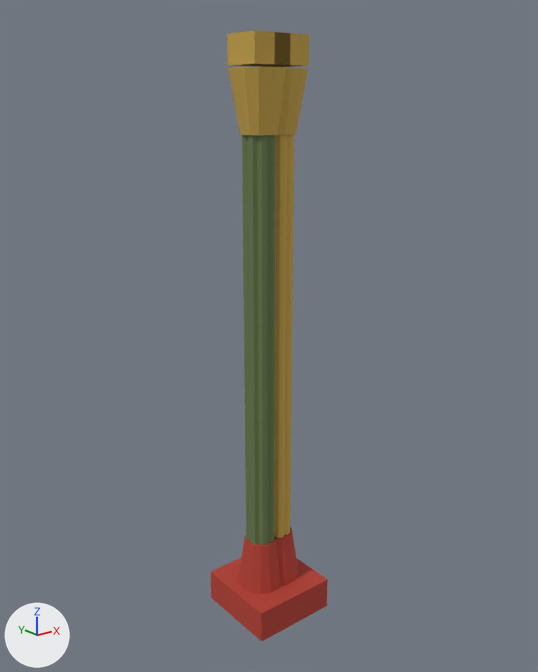
The glTF model public/play/packs/tipu-summer-palace-bengaluru/v1/pieces/exterior-colour.glb as it was, and as the next commit left it.
Rendered twice from a 50 mm camera at (-2.84, -3.55, 3.42) aimed at (0.02, 0.02, 1.99). Lighting does not change. The marker at lower left points along +X, +Y and +Z. The older version comes first.

Objects in the first picture: 'Pillar_outer_base__CONFIRMED-FOR-1792.044', 'Pillar_outer_cap__CONFIRMED-FOR-1792.044', 'Pillar_outer_shaft_gold__CONFIRMED-FOR-1792.044', 'Pillar_outer_shaft_green__CONFIRMED-FOR-1792.044'.
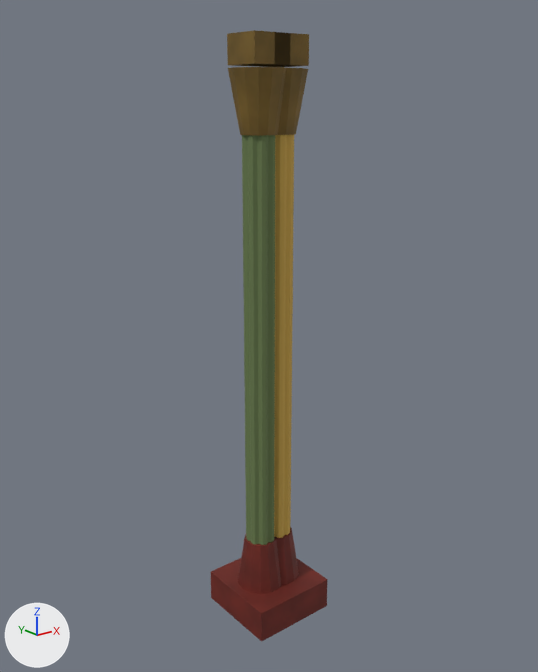
Where the change shows, as pixel boxes [x1, y1, x2, y2] in the pictures (538 x 672 px):
'Pillar_outer_base__CONFIRMED-FOR-1792.044', surface changed (darker)
    both: [211, 527, 328, 642]
'Pillar_outer_cap__CONFIRMED-FOR-1792.044', surface changed (yellow to brown)
    both: [227, 30, 309, 135]

Patch to the scene script:
```diff
--- a/public/play/packs/tipu-summer-palace-bengaluru/v1/pieces/exterior-colour.glb.py
+++ b/public/play/packs/tipu-summer-palace-bengaluru/v1/pieces/exterior-colour.glb.py
@@ img_exterior_colour_cap_ext_hunter1792_1024 @@
+img_exterior_colour_cap_ext_hunter1792_1024 = load_image('exterior-colour_CAP_EXT_HUNTER1792_1024', '_unpacked/exterior-colour_CAP_EXT_HUNTER1792_1024', 1024, 1024, 'sRGB')
@@ img_exterior_colour_base_ext_hunter1792_1024 @@
+img_exterior_colour_base_ext_hunter1792_1024 = load_image('exterior-colour_BASE_EXT_HUNTER1792_1024', '_unpacked/exterior-colour_BASE_EXT_HUNTER1792_1024', 1024, 1024, 'sRGB')
@@ mat_piece_base_ext_hunter1792 @@
 n0 = _N.new('ShaderNodeBsdfPrincipled'); n0.name = 'Principled BSDF'
-n0.inputs[2].default_value = 0.86  # 'Roughness'
+n0.inputs[2].default_value = 0.7  # 'Roughness'
 n1 = _N.new('ShaderNodeOutputMaterial'); n1.name = 'Material Output'
@@ mat_piece_base_ext_hunter1792 @@
 n2 = _N.new('ShaderNodeMix'); n2.name = 'Mix'
 n2.inputs[0].default_value = 1.0  # 'Factor'
-n2.inputs[7].default_value = (0.457, 0.0481, 0.0307, 1.0)  # 'B', red #b43e31
 n3 = _N.new('ShaderNodeVertexColor'); n3.name = 'Color Attribute'
+n4 = _N.new('ShaderNodeTexImage'); n4.name = 'Image Texture'
+n4.image = img_exterior_colour_base_ext_hunter1792_1024
 _L.new(n0.outputs[0], n1.inputs[0])  # 'BSDF' to 'Surface'
 _L.new(n2.outputs[2], n0.inputs[0])  # 'Result' to 'Base Color'
-_L.new(n3.outputs[0], n2.inputs[6])  # 'Color' to 'A'
+_L.new(n3.outputs[0], n2.inputs[7])  # 'Color' to 'B'
+_L.new(n4.outputs[0], n2.inputs[6])  # 'Color' to 'A'
@@ mat_piece_cap_ext_hunter1792 @@
 n0 = _N.new('ShaderNodeBsdfPrincipled'); n0.name = 'Principled BSDF'
-n0.inputs[2].default_value = 0.86  # 'Roughness'
+n0.inputs[2].default_value = 0.7  # 'Roughness'
 n1 = _N.new('ShaderNodeOutputMaterial'); n1.name = 'Material Output'
@@ mat_piece_cap_ext_hunter1792 @@
 n2 = _N.new('ShaderNodeMix'); n2.name = 'Mix'
 n2.inputs[0].default_value = 1.0  # 'Factor'
-n2.inputs[7].default_value = (0.57, 0.371, 0.0684, 1.0)  # 'B', yellow #c7a44a
 n3 = _N.new('ShaderNodeVertexColor'); n3.name = 'Color Attribute'
+n4 = _N.new('ShaderNodeTexImage'); n4.name = 'Image Texture'
+n4.image = img_exterior_colour_cap_ext_hunter1792_1024
 _L.new(n0.outputs[0], n1.inputs[0])  # 'BSDF' to 'Surface'
 _L.new(n2.outputs[2], n0.inputs[0])  # 'Result' to 'Base Color'
-_L.new(n3.outputs[0], n2.inputs[6])  # 'Color' to 'A'
+_L.new(n3.outputs[0], n2.inputs[7])  # 'Color' to 'B'
+_L.new(n4.outputs[0], n2.inputs[6])  # 'Color' to 'A'
```
